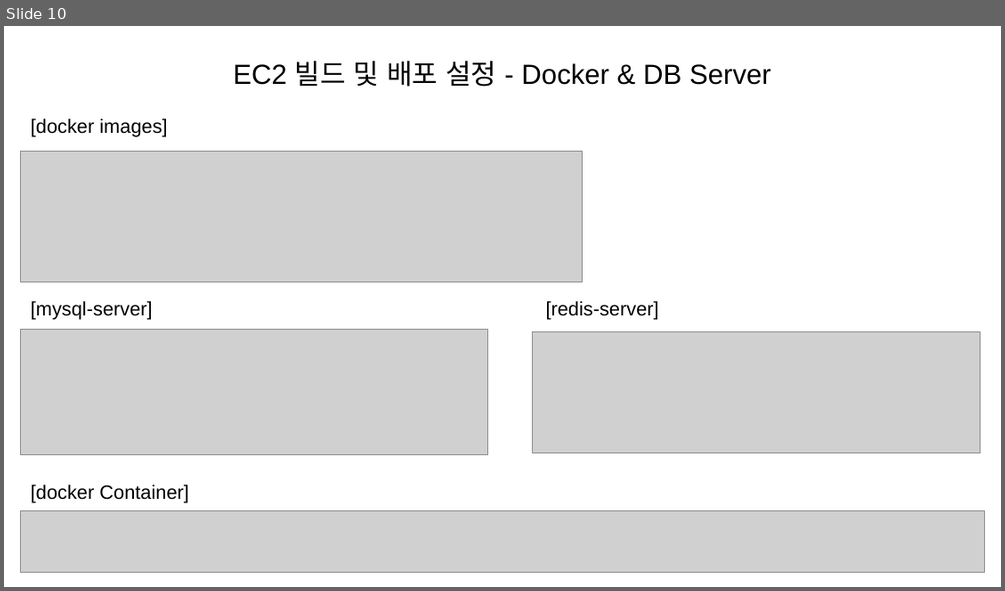
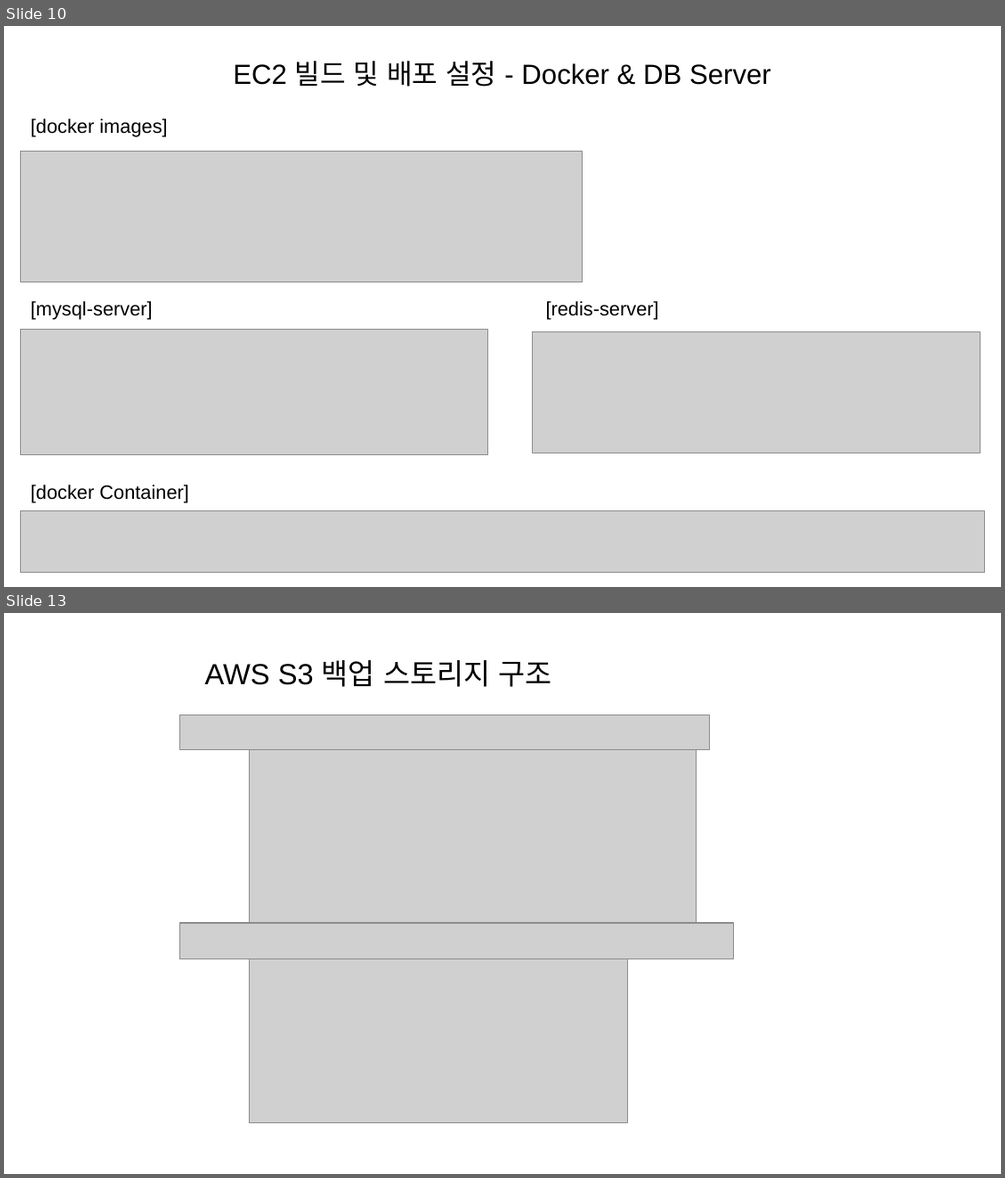
Before and after one commit to dana4056/MODAC, a slide deck: exec/MODAC_포팅매뉴얼.pptx. Shown one above the other, each under a label of ours: slide 10 before the commit, slides 10 and 13 after it; the slides between them are not shown. The pictures are 1005x591 and 1005x1178 pixels, drawn with LibreOffice and Linux fonts; fonts in the diff are those of the drawing; grey boxes stand for pictures. Boxes give left, top, right and bottom in pixels: in the first picture for what was removed or moved away, otherwise in the second. Text is boxed around its words. In the diff, an @@ line names an element or a change of style, - is before the commit and + after.

```diff
--- a/exec/MODAC_포팅매뉴얼.pptx
+++ b/exec/MODAC_포팅매뉴얼.pptx
@@ slide 13 added at box(4, 613, 1001, 1174), background #FFFFFF @@
@@ text added at box(205, 660, 551, 687), 21 pt, text #000000 @@
+AWS S3 백업 스토리지 구조
@@ picture added at box(179, 714, 709, 749) @@
@@ picture added at box(250, 749, 696, 922) @@
@@ picture added at box(179, 923, 734, 959) @@
@@ picture added at box(250, 959, 628, 1123) @@
```
Also in this commit, not shown: 1 other slide added.
